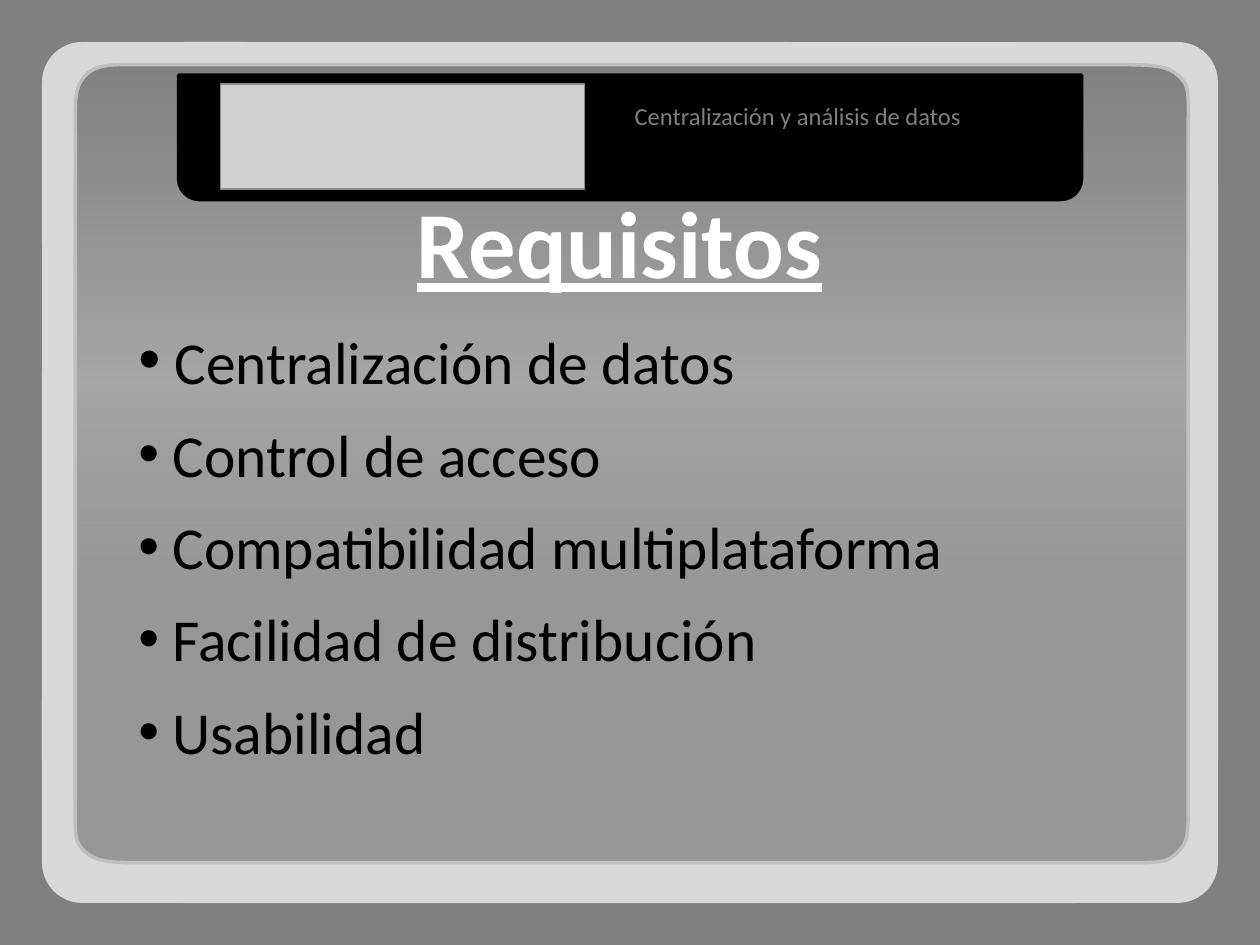
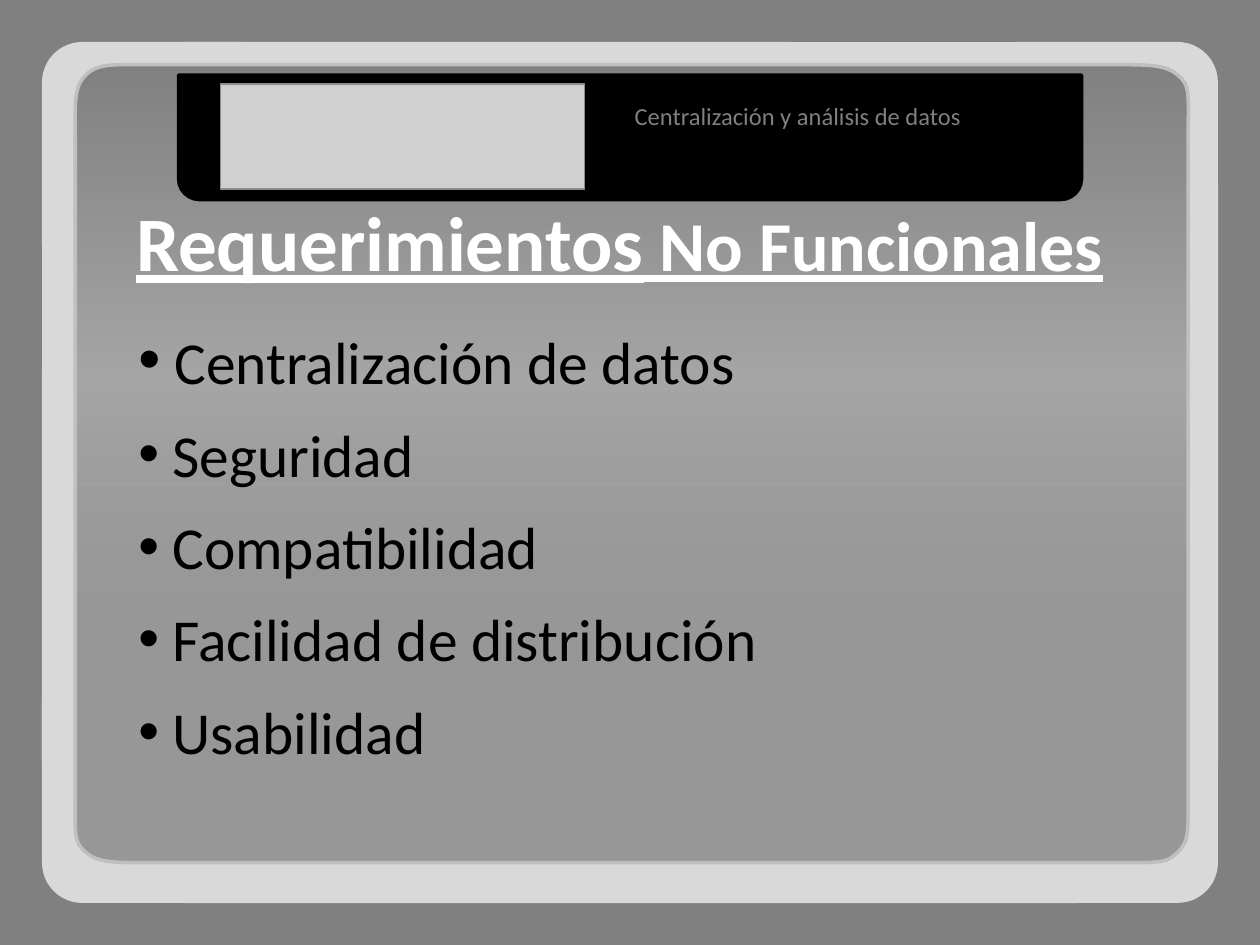
Before and after one commit to adrianachelotti/tallerdesarrollo1ero2011, a slide deck: slide 2 of Presentacion/Tecnica/Presentacion Tecnica.pptx. Drawn at 1260x945 pixels with LibreOffice and Linux fonts; fonts in the diff are those of the drawing; grey boxes stand for pictures. Boxes give left, top, right and bottom in pixels: in the first picture for what was removed or moved away, otherwise in the second. Text is boxed around its words. In the diff, an @@ line names an element or a change of style, - is before the commit and + after.

```diff
--- a/Presentacion/Tecnica/Presentacion Tecnica.pptx
+++ b/Presentacion/Tecnica/Presentacion Tecnica.pptx
@@ text at [136, 217, 1102, 283]: text changed; size 54 to 44 pt @@
-Requisitos
+Requerimientos No Funcionales
@@ text at [172, 435, 538, 579]: text changed @@
-• Control de acceso
-• Compatibilidad multiplataforma
+• Seguridad
+• Compatibilidad
```
Also in this commit, not shown: 3 other slides changed, 2 other files.
